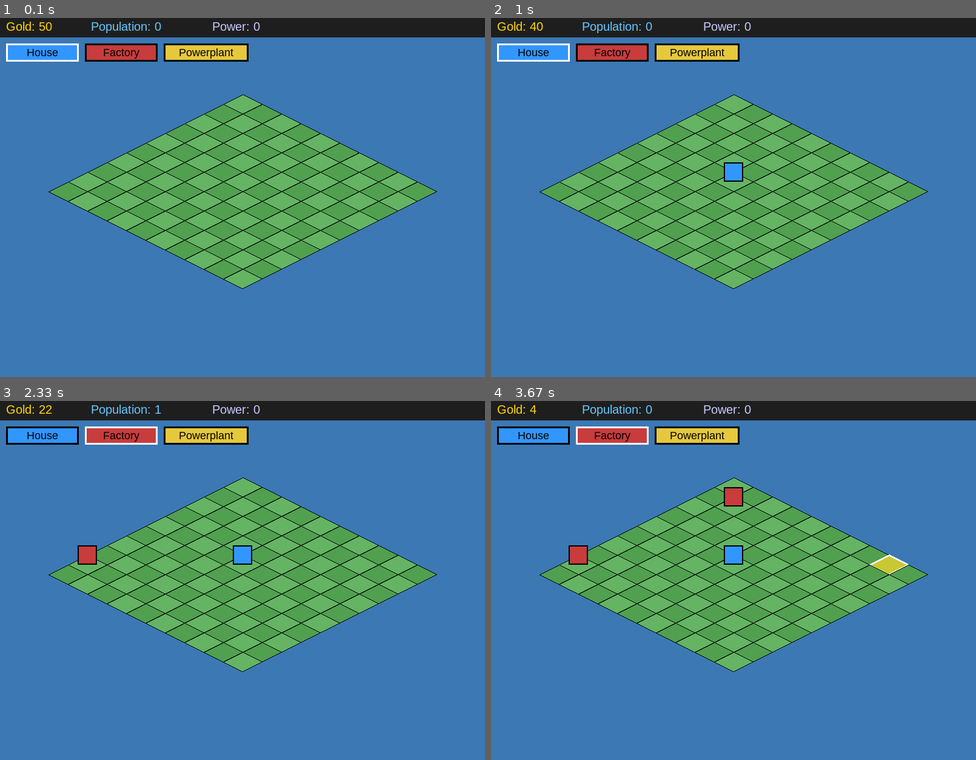
Above: before the commit, frames 1-4 (two rows, left to right).
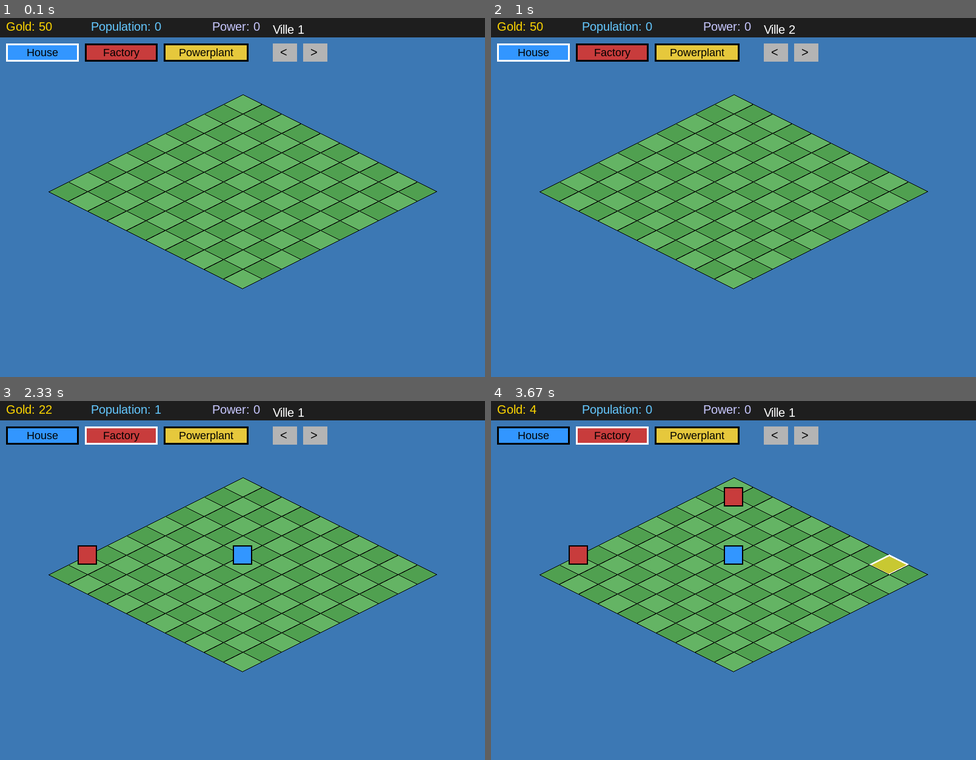
Above: after the commit, the same moments.

Repository: tdimnet/learn-pygame-by-doing
Game: pygame game, started from app.py
Two runs of this game, one before a commit and one after it. Both use one fixed random seed, a clock stepped at 60 frames per second and the inputs below.
Inputs (mouse positions are in pixels of both pictures, inside the frame that each line leads up to):
- Up to frame 1 (0.1 s): no input
- Up to frame 2 (1 s): click (733, 193) at 0.38 s; click (806, 53) at 0.72 s, where only the run after the commit has a clickable ">"
- Up to frame 3 (2.33 s): click (286, 436) at 1.05 s, where only the run after the commit has a clickable "<"; click (116, 444) at 1.38 s; click (67, 566) at 1.72 s; click (218, 673) at 2.05 s
- Up to frame 4 (3.67 s): click (718, 515) at 2.38 s; click (665, 501) at 2.72 s; click (859, 548) at 3.05 s; click (883, 569) at 3.38 s

The runs differ from the first frame. In frame 1, 0.6% of the frame differs, in the area x 56-68%, y 1-13%; in frame 2, 0.8%, in the area x 8-68%, y 1-46%; in frame 3, 0.6%; in frame 4, 0.6%.

Commit message:
Add the multicities feature

Diff:
--- a/app.py
+++ b/app.py
@@ -50,12 +50,10 @@
     }
 
 
-def save_game(grid_data, gold, population, power, filename="save.json"):
+def save_game(cities, current_city, filename="save.json"):
     data = {
-        "grid": grid_data,
-        "gold": gold,
-        "population": population,
-        "power": power
+        "cities": cities,
+        "current_city": current_city
     }
     with open (filename, "w") as f:
         json.dump(data, f)
@@ -202,20 +200,6 @@
     pygame.display.set_caption("Buildings")
     clock = pygame.time.Clock()
 
-
-    save = load_game()
-    if save is not None:
-        grid_data = save["grid"]
-        gold = save["gold"]
-        population = save["population"]
-        power = save["power"]
-    else:
-        grid_data = [[0 for _ in range(GRID_HEIGHT)] for _ in range(GRID_WIDTH)]
-        gold = 50
-        population = 0
-        power = 0
-
-
     offset = (SCREEN_WIDTH // 2, SCREEN_HEIGHT // 4)
 
     tool_buttons = [
@@ -227,90 +211,149 @@
 
     pop_effect = [[0 for _ in range(GRID_HEIGHT)] for _ in range(GRID_WIDTH)]
 
+    prev_city_button = pygame.Rect(450, 50, 40, 30)
+    next_city_button = pygame.Rect(500, 50, 40, 30)
+
+    loaded = load_game()
+    if loaded is not None:
+        cities = loaded["cities"]
+        current_city = loaded.get("current_city", 0)
+        if not cities:
+            cities = [create_empty_city()]
+    else:
+        cities = [create_empty_city()]
+        current_city = 0
+
     idle_timer = 0
 
     running = True
     while running:
         dt = clock.tick(FPS) / 1000.0
         mx, my = pygame.mouse.get_pos()
+
+        def city():
+            return cities[current_city]
+
         hover_gx, hover_gy = screen_to_grid(mx, my, offset)
 
+        # Event loop
         for event in pygame.event.get():
             if event.type == pygame.QUIT:
-                save_game(grid_data, gold, population, power)
+                save_game(cities, current_city)
                 running = False
 
             if event.type == pygame.MOUSEBUTTONDOWN and event.button == 1:
+                clicked_tool = False
                 for btn in tool_buttons:
                     if btn["rect"].collidepoint(mx, my):
                         selected_building = btn["type"]
+                        clicked_tool = True
                         break
-                else:
-                    gx, gy = screen_to_grid(mx, my, offset)
-                    if 0 <= gx < GRID_WIDTH and 0 <= gy < GRID_HEIGHT:
-                        if grid_data[gx][gy] == 0:
-                            cost = BUILDINGS[selected_building]["cost"]
-                            if gold >= cost:
-                                gold -= cost
-                                grid_data[gx][gy] = selected_building
-                                pop_effect[gx][gy] = 0.15
-
+
+                if clicked_tool:
+                    continue
+
+                if prev_city_button.collidepoint(mx, my):
+                    if current_city > 0:
+                        current_city -= 1
+                    continue
+
+                if next_city_button.collidepoint(mx, my):
+                    current_city += 1
+                    if current_city >= len(cities):
+                        cities.append(create_empty_city())
+                    continue
+
+                gx, gy = screen_to_grid(mx, my, offset)
+                if 0 <= gx < GRID_WIDTH and 0 <= gy < GRID_HEIGHT:
+                    if city()["grid"][gx][gy] == 0:
+                        cost = BUILDINGS[selected_building]["cost"]
+                        if city()["gold"] >= cost:
+                            city()["gold"] -= cost
+                            city()["grid"][gx][gy] = selected_building
+                            city()["pop_effect"][gx][gy] = 0.15
+
+
+        # Idle Economy update
         idle_timer += dt
         if idle_timer >= 1.0:
             idle_timer = 0
 
-            total_pop_prod = 0
-            total_gold_prod = 0
-            total_power_prod = 0
-            total_pop_consume = 0
-
-            for gx in range(GRID_WIDTH):
-                for gy in range(GRID_HEIGHT):
-                    b = grid_data[gx][gy]
-                    if b == 0:
-                        continue
-
-                    props = BUILDINGS[b]
-                    total_pop_prod += props["pop_production"]
-                    total_gold_prod += props["gold_production"]
-                    total_power_prod += props["power_production"]
-                    total_pop_consume += props["pop_consume"]
-
-            if total_pop_consume > 0:
-                if population <= 0:
-                    pop_ratio = 0
+            for c in cities:
+                total_pop_prod = 0
+                total_gold_prod = 0
+                total_power_prod = 0
+                total_pop_consume = 0
+
+                grid = c["grid"]
+
+                for gx in range(GRID_WIDTH):
+                    for gy in range(GRID_HEIGHT):
+                        b = grid[gx][gy]
+                        if b == 0:
+                            continue
+
+                        props = BUILDINGS[b]
+                        total_pop_prod += props["pop_production"]
+                        total_gold_prod += props["gold_production"]
+                        total_power_prod += props["power_production"]
+                        total_pop_consume += props["pop_consume"]
+
+                population = c["population"]
+                if total_pop_consume > 0:
+                    if population <= 0:
+                        pop_ratio = 0
+                    else:
+                        pop_ratio = min(1.0, population / total_pop_consume)
                 else:
-                    pop_ratio = min(1.0, population / total_pop_consume)
-            else:
-                pop_ratio = 1.0
-
-            adjusted_gold_prod = total_gold_prod * pop_ratio
-            adjusted_pop_prod = total_pop_prod - total_pop_consume
-
-            boost = 1 + (0.2 * power)
-            adjusted_gold_prod *= boost
-
-            population += adjusted_pop_prod
-            if population < 0:
-                population = 0
-
-            gold += adjusted_gold_prod
-            power = total_power_prod
+                    pop_ratio = 1.0
+
+                adjusted_gold_prod = total_gold_prod * pop_ratio
+                adjusted_pop_prod = total_pop_prod - total_pop_consume
+
+                power_val = c["power"]
+                boost = 1 + (0.2 * power_val)
+                adjusted_gold_prod *= boost
+
+                population += adjusted_pop_prod
+                if population < 0:
+                    population = 0
+                c["population"] = population
+
+                c["gold"] += adjusted_gold_prod
+                c["power"] = total_power_prod
 
         for gx in range(GRID_WIDTH):
             for gy in range(GRID_HEIGHT):
-                if pop_effect[gx][gy] > 0:
-                    pop_effect[gx][gy] -= dt
-                    if pop_effect[gx][gy] < 0:
-                        pop_effect[gx][gy] = 0
+                if city()["pop_effect"][gx][gy] > 0:
+                    city()["pop_effect"][gx][gy] -= dt
+                    if city()["pop_effect"][gx][gy] < 0:
+                        city()["pop_effect"][gx][gy] = 0
 
         screen.fill((60, 120, 180))
 
-        draw_resource_bar(screen, int(gold), int(population), int(power))
+        draw_resource_bar(
+            screen,
+            int(city()["gold"]),
+            int(city()["population"]),
+            int(city()["power"])
+        )
         draw_tool_bar(screen, tool_buttons, selected_building)
+
+        pygame.draw.rect(screen, (180, 180, 180), prev_city_button)
+        pygame.draw.rect(screen, (180, 180, 180), next_city_button)
+        font = pygame.font.SysFont("arial", 20)
+        screen.blit(font.render("<", True, (0, 0, 0)),
+                    (prev_city_button.x + 12, prev_city_button.y + 2))
+        screen.blit(font.render(">", True, (0, 0, 0)),
+                    (next_city_button.x + 12, next_city_button.y + 2))
+        city_label = font.render(f"Ville {current_city + 1}", True, (255, 255, 255))
+        screen.blit(city_label, (450, 15))
 
         for gx in range(GRID_WIDTH):
             for gy in range(GRID_HEIGHT):
+                grid = city()["grid"]
+
                 if gx == hover_gx and gy == hover_gy:
                     tile_color = (200, 200, 50)
                 else:
@@ -319,11 +362,18 @@
                 draw_tile(screen, gx, gy, tile_color, offset)
 
                 if gx == hover_gx and gy == hover_gy:
-                    outline_color = (255, 255, 255) if grid_data[gx][gy] == 0 else (255, 80, 80)
+                    outline_color = (255, 255, 255) if grid[gx][gy] == 0 else (255, 80, 80)
                     draw_iso_outline(screen, gx, gy, offset, outline_color, 3)
 
-                if grid_data[gx][gy] != 0:
-                    draw_building(screen, gx, gy, offset, grid_data[gx][gy], pop_effect[gx][gy])
+                if grid[gx][gy] != 0:
+                    draw_building(
+                        screen,
+                        gx,
+                        gy,
+                        offset,
+                        grid[gx][gy],
+                        city()["pop_effect"][gx][gy],
+                    )
 
         pygame.display.flip()
 
